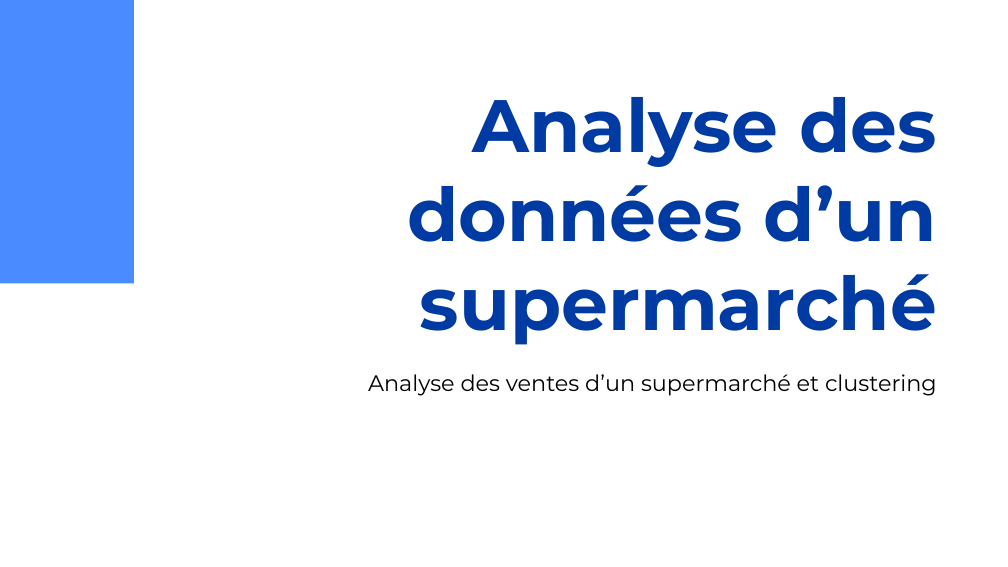
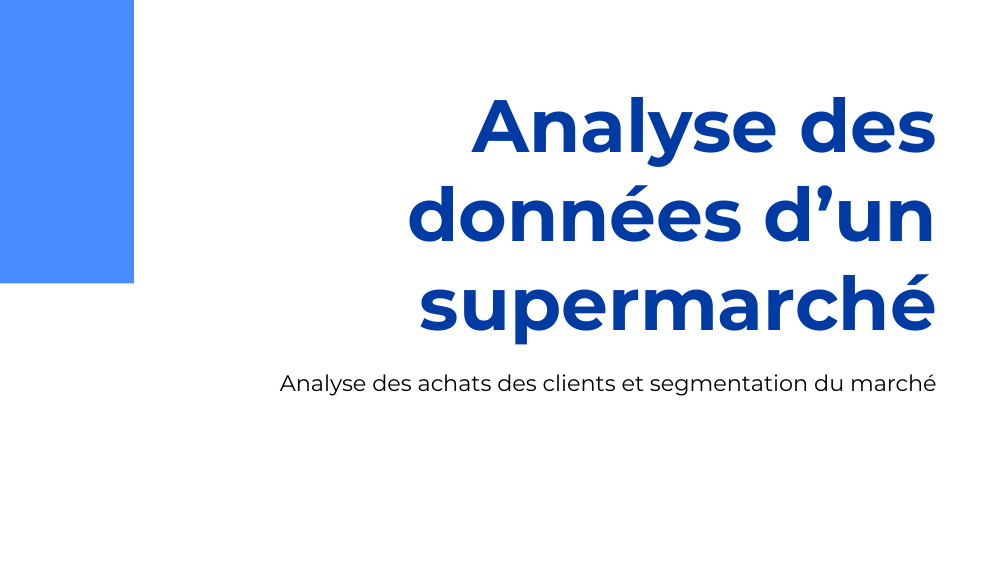
Before and after one commit to caseguin/Clustering, a slide deck: slide 1 of SuperMarket_clustering2.odp. Drawn at 1008x567 pixels with LibreOffice and Linux fonts; fonts in the diff are those of the drawing. Boxes give left, top, right and bottom in pixels: in the first picture for what was removed or moved away, otherwise in the second. Text is boxed around its words. In the diff, an @@ line names an element or a change of style, - is before the commit and + after.

```diff
--- a/SuperMarket_clustering2.odp
+++ b/SuperMarket_clustering2.odp
@@ subtitle at [280,374,937,396]: text changed @@
-Analyse des ventes d’un supermarché et clustering
+Analyse des achats des clients et segmentation du marché
```
Also in this commit, not shown: 24 other slides changed, 4 slides added, 3 slides removed, 13 other files.
